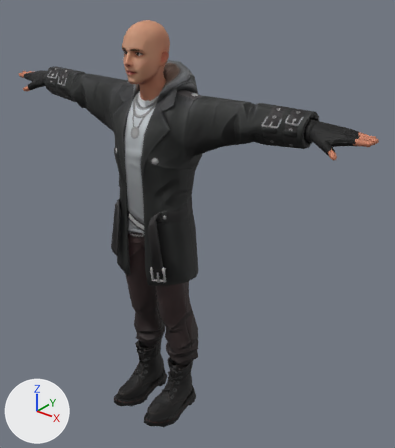
The FBX model Assets/Models/Characters/billy.fbx, before and after one commit.
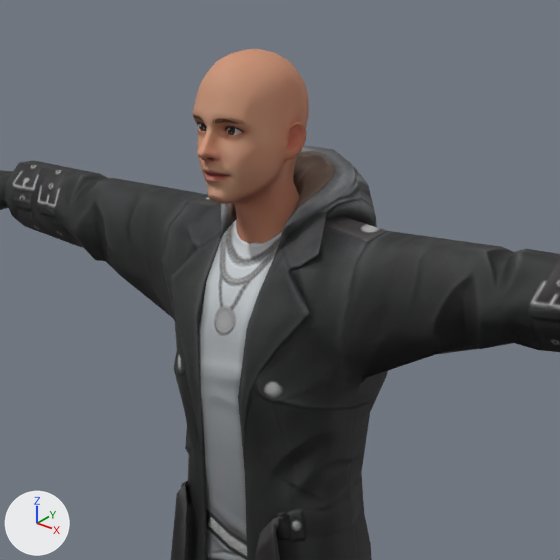
Each version is shown whole from a camera (50 mm lens) standing at (1.507, -1.591, 2.043) and looking at (0.13, 0.13, 0.976), then close up on the part from 11% to 69% of the width and 0% to 52% of the height. Lighting does not change. The marker at lower left points along +X, +Y and +Z. Vertices at the same position are counted once.

The older version as bpy lines, for what is in view:
```python
me_wolf3d_avatar = bpy.data.meshes.new('Wolf3D_Avatar')
me_wolf3d_avatar.from_pydata(...)  # 4139 vertices, 7867 faces; spans x -0.92..0.92, y -0.23..0.21, z 0.0..1.84
me_wolf3d_avatar.materials.append(mat_wolf3d_avatar)
ob_wolf3d_avatar = bpy.data.objects.new('Wolf3D_Avatar', me_wolf3d_avatar)
ob_wolf3d_avatar.location = (0.0, 0.0, 0.0)
```
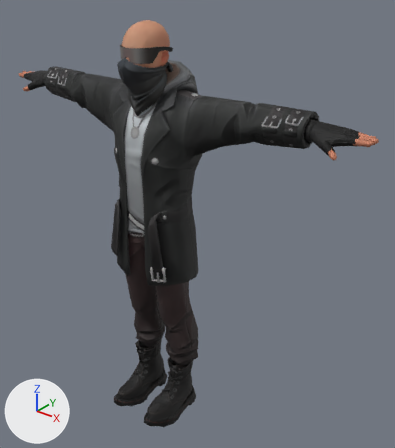
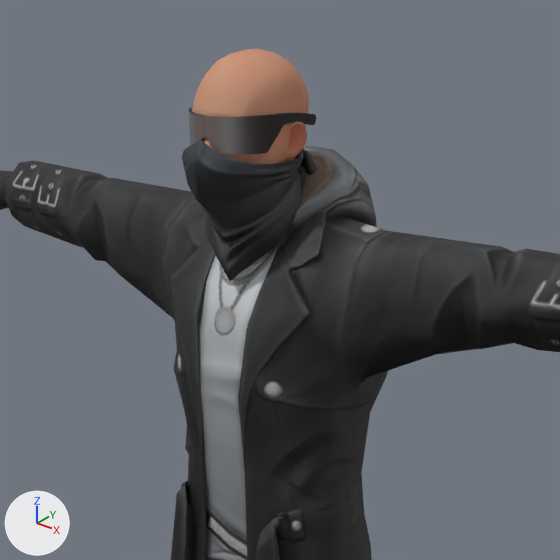
Changed parts and their boxes [x1, y1, x2, y2] in the close-ups (560 x 560 px; the box of a moved part takes in the faces that stretch with it):
'Wolf3D_Avatar_Transparent', added: after [189, 107, 317, 155]
part 1 of me_wolf3d_avatar, moved or reshaped: before [193, 77, 306, 204]; after [182, 77, 334, 281]

The change, as a diff of the scene's bpy script:
```diff
--- a/Assets/Models/Characters/billy.fbx.py
+++ b/Assets/Models/Characters/billy.fbx.py
@@ mat_wolf3d_avatar_transparent @@
+mat_wolf3d_avatar_transparent = bpy.data.materials.new('Wolf3D_Avatar_Transparent')
+# uses the picture img_wolf3d_avatar_diffuse_png
+# uses the picture img_wolf3d_avatar_normal_png
@@ me_wolf3d_avatar @@
 # used by ob_wolf3d_avatar; location = (0.0, 0.0, 0.0)
-me_wolf3d_avatar.from_pydata(...)  # 4139 vertices, 7867 faces; spans x -0.92..0.92, y -0.23..0.21, z 0.0..1.84
+me_wolf3d_avatar.from_pydata(...)  # 4396 vertices, 8353 faces; spans x -0.92..0.92, y -0.23..0.21, z 0.0..1.84
+# me_wolf3d_avatar part 1: 249 vertices moved within x -0.09..0.09, y -0.13..0.04, z 1.61..1.79; 352 vertices removed from x -0.08..0.08, y -0.14..0.05, z 1.61..1.79; 609 vertices added at x -0.09..0.09, y -0.15..0.09, z 1.49..1.79
 me_wolf3d_avatar.materials.append(mat_wolf3d_avatar)
@@ me_wolf3d_avatar_transparent @@
+me_wolf3d_avatar_transparent.from_pydata(...)  # 120 vertices, 178 faces; spans x -0.083..0.083, y -0.124..0.04, z 1.694..1.75
+me_wolf3d_avatar_transparent.materials.append(mat_wolf3d_avatar_transparent)
@@ ob_wolf3d_avatar_transparent @@
+ob_wolf3d_avatar_transparent = bpy.data.objects.new('Wolf3D_Avatar_Transparent', me_wolf3d_avatar_transparent)
+ob_wolf3d_avatar_transparent.location = (0.0, 0.0, 0.0)
```
